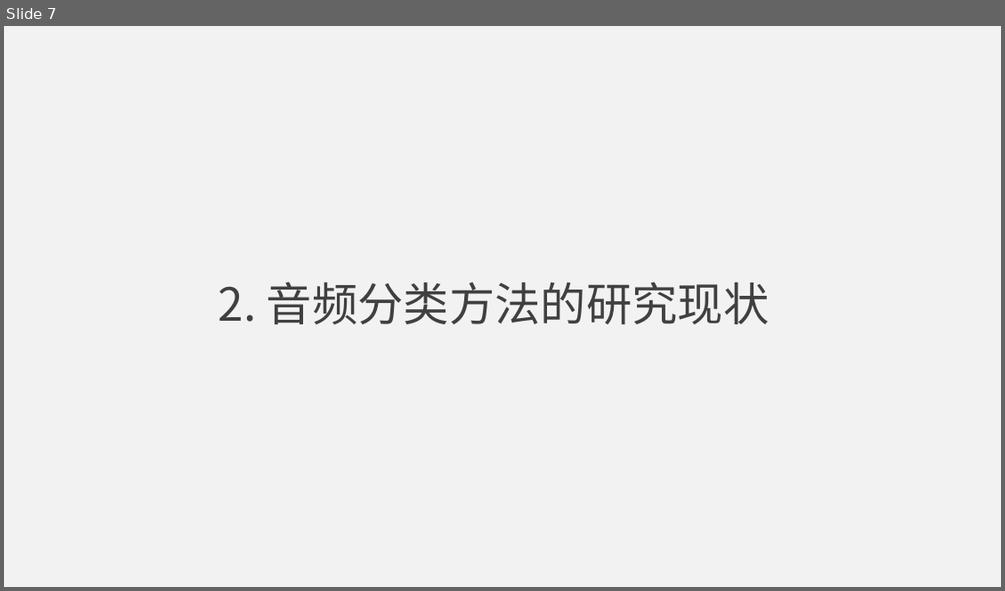
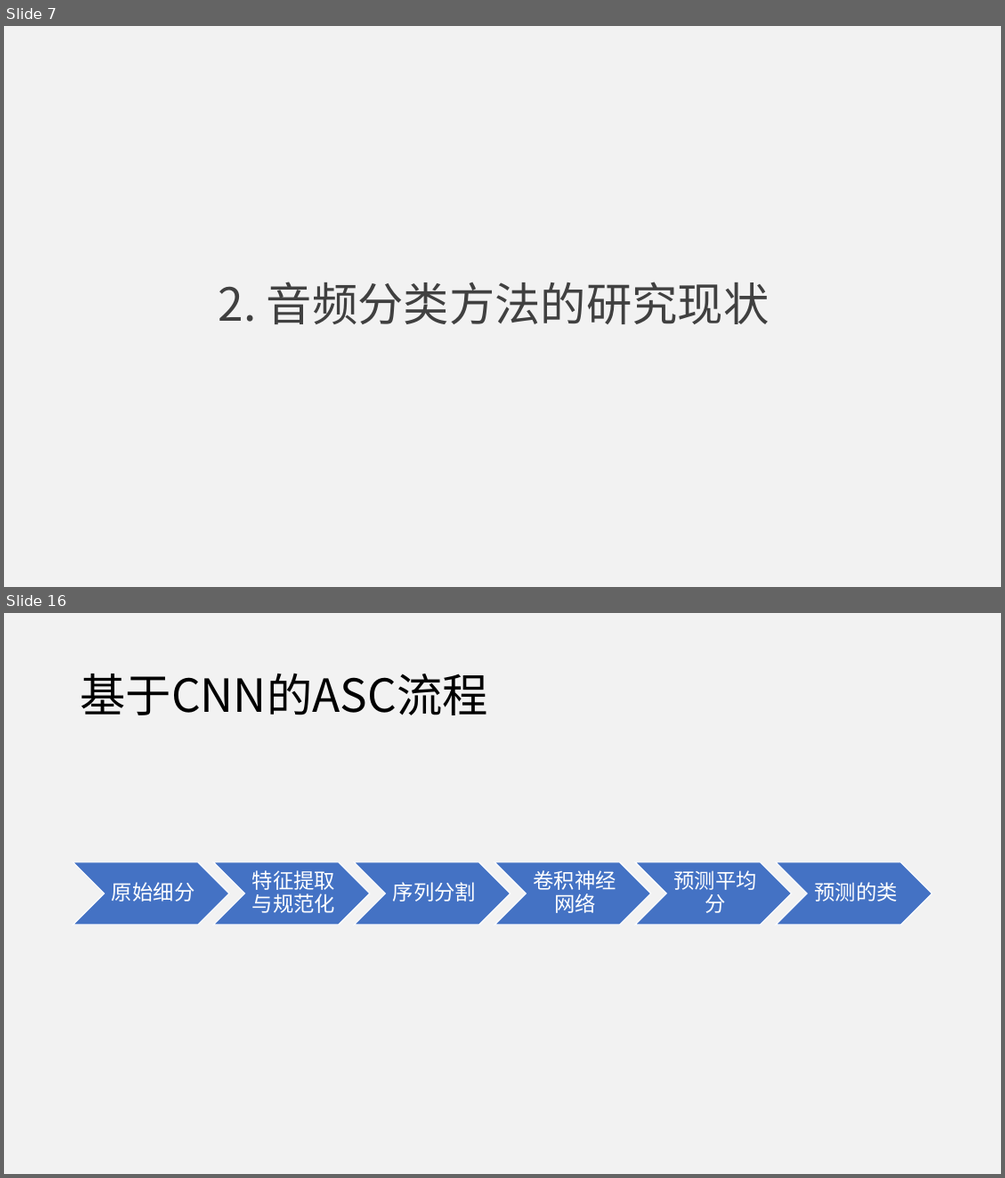
Before and after one commit to jumper3/paper, a slide deck: 开题报告/答辩.pptx. Shown one above the other, each under a label of ours: slide 7 before the commit, slides 7 and 16 after it; the slides between them are not shown. The pictures are 1005x591 and 1005x1178 pixels, drawn with LibreOffice and Linux fonts; fonts in the diff are those of the drawing. Boxes give left, top, right and bottom in pixels: in the first picture for what was removed or moved away, otherwise in the second. Text is boxed around its words. In the diff, an @@ line names an element or a change of style, - is before the commit and + after.

```diff
--- a/开题报告/答辩.pptx
+++ b/开题报告/答辩.pptx
@@ slide 16 added at <box>4,613,1001,1174</box>, background #F2F2F2 @@
@@ title added at <box>80,674,488,715</box>, 44 pt, text #000000 @@
+基于CNN的ASC流程
@@ group added at <box>73,862,932,925</box>: 6 chevrons, 6 texts @@
+原始细分
+特征提取与规范化
+序列分割
+卷积神经网络
+预测平均分
+预测的类
```
Also in this commit, not shown: 3 slides changed, 15 other slides added, 1 slide removed, 2 other files.
